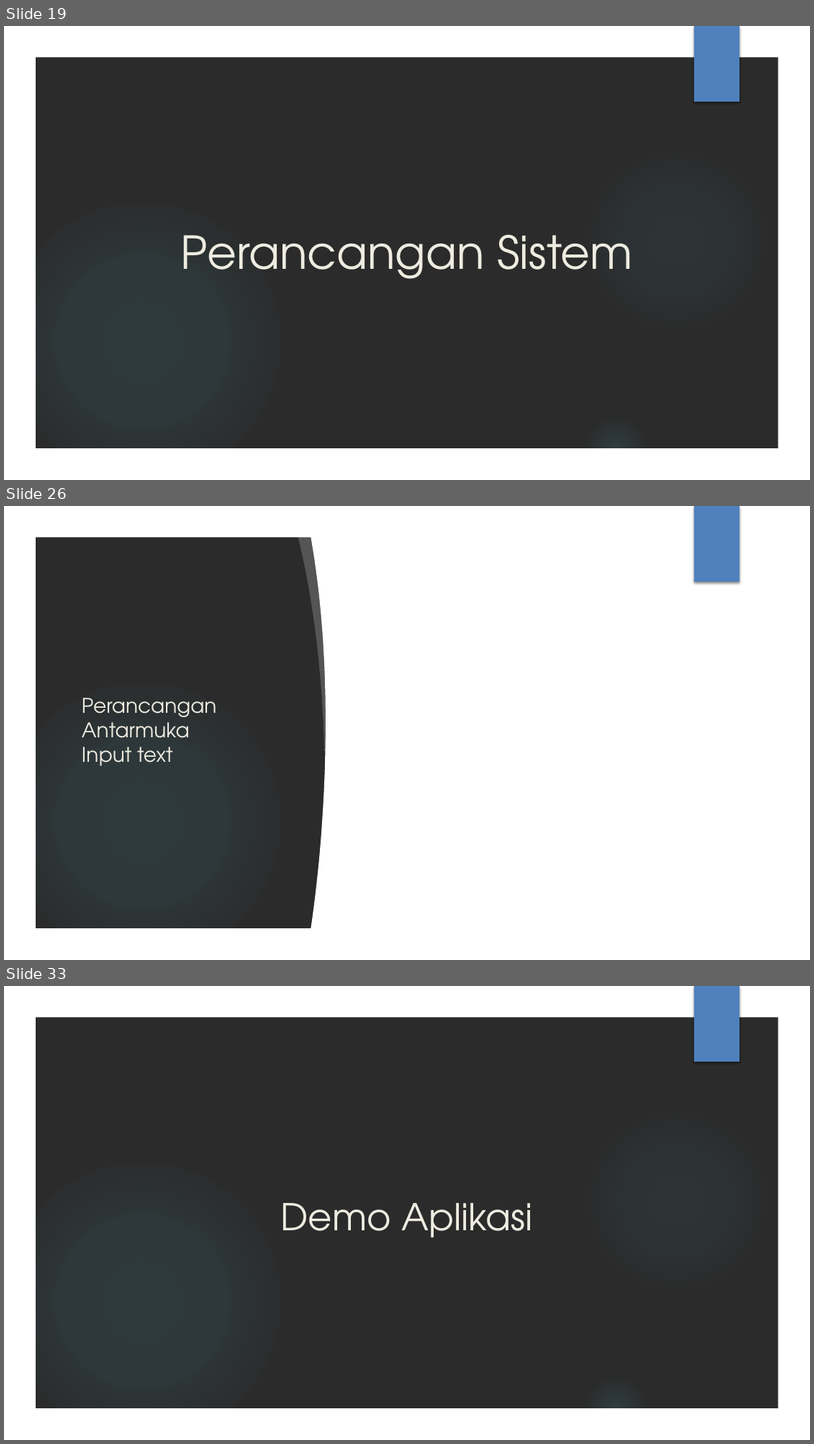
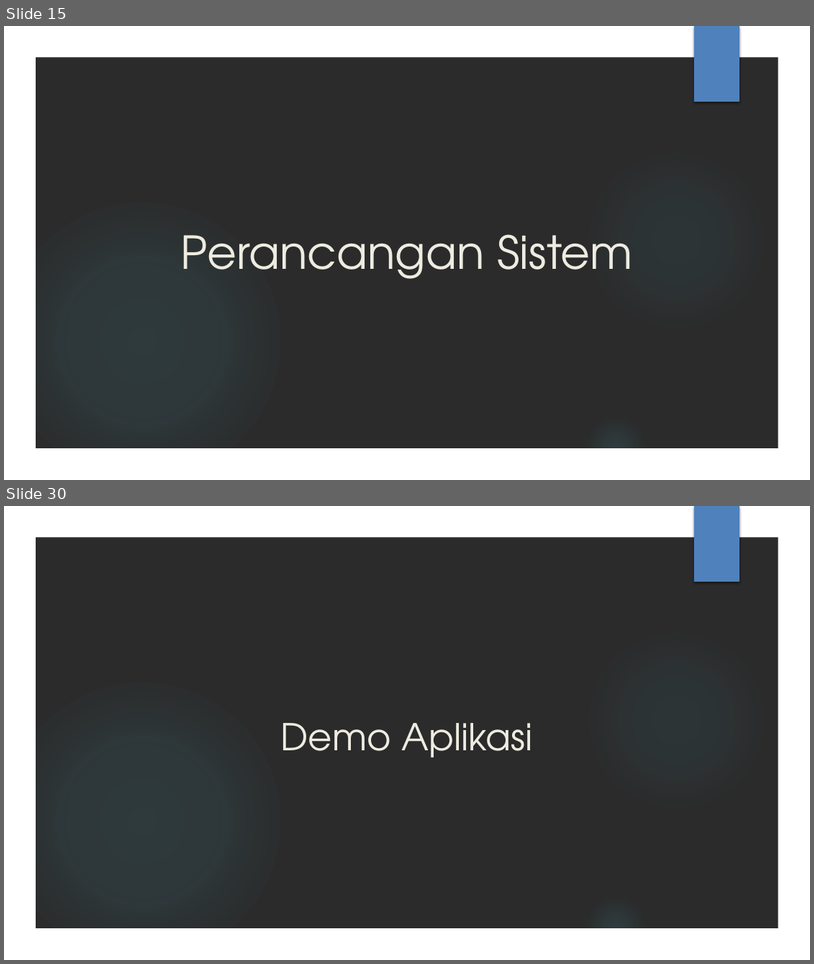
Before and after one commit to AhsanulQalbi/skripsiAnaconda, a slide deck: Laporan ppt/PPT SIDANG.pptx. Shown one above the other, each under a label of ours: slides 19, 26 and 33 before the commit, slides 15 and 30 after it; the slides between them are not shown. The pictures are 814x1444 and 814x964 pixels, drawn with LibreOffice and Linux fonts; fonts in the diff are those of the drawing; background and template pictures are left out; a plain dark background stands for a picture behind light text. Boxes give left, top, right and bottom in pixels: in the first picture for what was removed or moved away, otherwise in the second. Text is boxed around its words. In the diff, an @@ line names an element or a change of style, - is before the commit and + after.

```diff
--- a/Laporan ppt/PPT SIDANG.pptx
+++ b/Laporan ppt/PPT SIDANG.pptx
@@ slide 26 removed at <box>4,506,810,960</box>, background picture (left out); not listed: 4 template elements that a slide beside it also shows @@
@@ freeform shape removed at <box>298,531,344,752</box> @@
@@ freeform shape removed at <box>311,533,394,933</box> @@
@@ rectangle removed at <box>382,533,782,933</box> @@
@@ title removed at <box>82,698,217,766</box> @@
-Perancangan Antarmuka
-Input text
@@ what was slide 19 is now slide 15 @@
@@ what was slide 33 is now slide 30 @@
```
Also in this commit, not shown: 9 slides changed, 19 slides added, 21 other slides removed, 1 other file.
